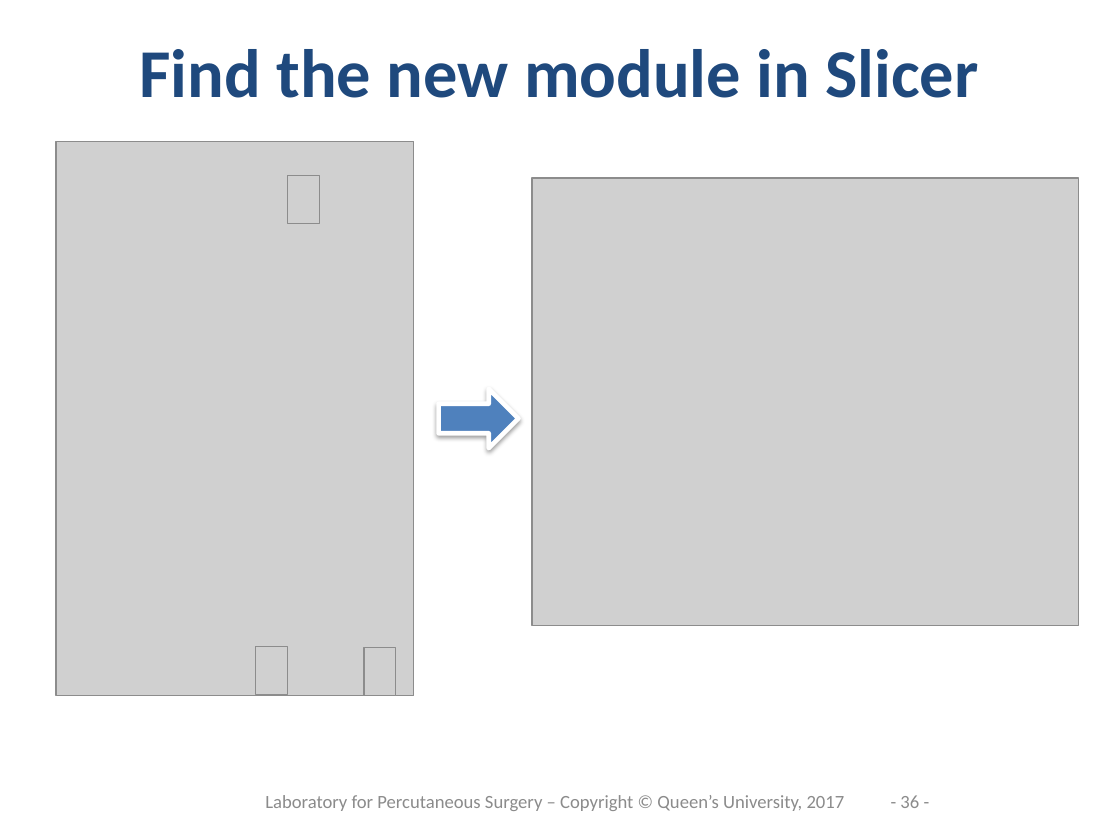
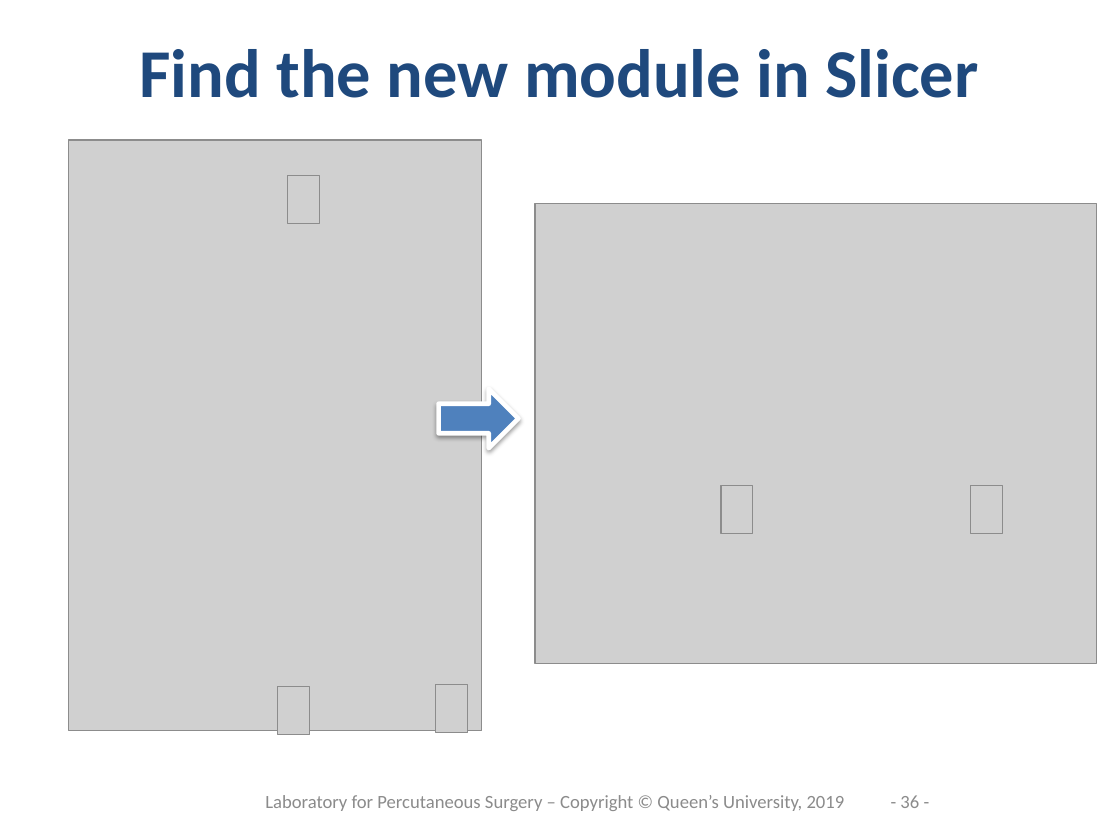
Before and after one commit to PerkLab/PerkLabBootcamp, a slide deck: slide 36 of Doc/day3_2_SlicerProgramming.pptx. Drawn at 1120x840 pixels with LibreOffice and Linux fonts; fonts in the diff are those of the drawing; grey boxes stand for pictures; background and template pictures are left out. Boxes give left, top, right and bottom in pixels: in the first picture for what was removed or moved away, otherwise in the second. Text is boxed around its words. In the diff, an @@ line names an element or a change of style, - is before the commit and + after.

Commit message:
Update Slicer programming tutorial to use ui files

```diff
--- a/Doc/day3_2_SlicerProgramming.pptx
+++ b/Doc/day3_2_SlicerProgramming.pptx
@@ picture: place and size @@
-picture at (56,141,414,696)
+picture at (69,140,483,730)
@@ picture: place and size @@
-picture at (532,178,1079,625)
+picture at (535,203,1096,663)
@@ picture added at (721,485,753,533) @@
@@ picture added at (971,485,1002,533) @@
@@ picture: place and size @@
-picture at (255,646,287,694)
+picture at (278,687,309,735)
@@ picture: place and size @@
-picture at (364,647,395,696)
+picture at (436,684,467,732)
@@ text at (265,795,845,811): text changed @@
-Laboratory for Percutaneous Surgery – Copyright © Queen’s University, 2017
+Laboratory for Percutaneous Surgery – Copyright © Queen’s University, 2019
```
Also in this commit, not shown: 47 other slides changed, 2 slides added.
